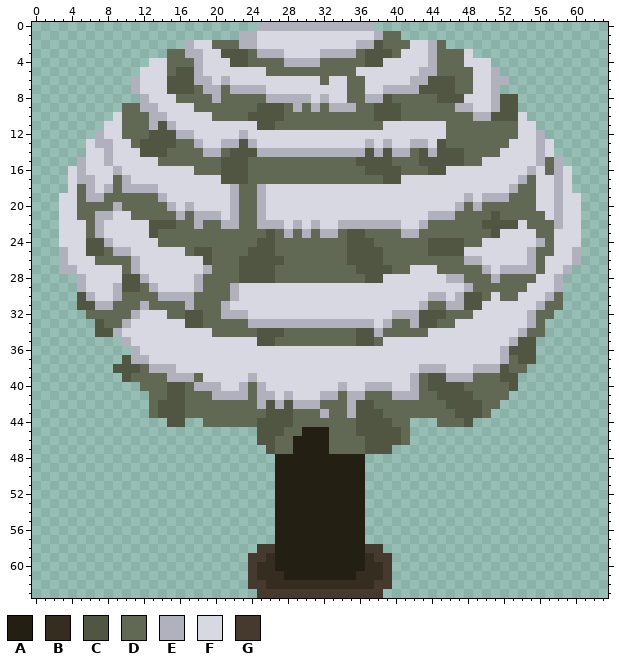
File history of a pixel-art file, Assets/Sprites/Tree.ase. Above, as it was before the edit.
64x64 pixels, 1 frame.
Visible layers, top first: "Layer 3", "Layer 2", "Layer 1".
Palette (. is transparent): A #231f13  B #342d20  C #505641  D #616854  E #b0b1bd  F #d7d8e1  G #453a2d
Pixels before (only the part around the change), first column x 5:
37 .....CEEFFFFFFFFFFFFFFFFFFFFFFFFFFFFFFFFFFFFFFFEDC
38 ....CCCDEEEFFFFFFFFFFFFFFFFFFFFFFFFFFFEEEFFFEEECDD
39 .....CDDDDEEEDFFFFFEFFFFFFFFFFFFFFFFFEDCCEEEDDDCC.
40 .......DDDCCDEEEFFEDEFFFFFFFFEFFEEEFFEDCCCCDDDDDC.
41 ........DDCCDDDEEEEDEEFEFFFEEDEEDDDEEEDDCCCCDDDD..
42 ........DCCCDDDDDDDDECECEEEDDDECCDDDDDDDDCCCCDD...
43 ........DCCCDDDDDDDDDCCCDDDEDDECCCDDDDDDDDCCCD....
44 ..........CC..DDDDDDCCCCDDDDDDDCCCCDD...DDDC......
45 ....................CCCDDAAADDDCCCCCD.............
46 ....................CCDDAAAADDDDCCCCD.............
47 .....................CDDAAAADDDDCCC...............
48 ......................AAAAAAAAAA..................
49 ......................AAAAAAAAAA..................
50 ......................AAAAAAAAAA..................
51 ......................AAAAAAAAAA..................
52 ......................AAAAAAAAAA..................
53 ......................AAAAAAAAAA..................
54 ......................AAAAAAAAAA..................
55 ......................AAAAAAAAAA..................
56 ......................AAAAAAAAAA..................
57 ......................AAAAAAAAAA..................
58 ....................GGAAAAAAAAAAGG................
59 ...................GGBAAAAAAAAAABGG...............
60 ...................GBBAAAAAAAAAABBG...............
61 ...................GBBBAAAAAAAABBBG...............
62 ...................GGBBBBBBBBBBBBGG...............
63 ....................GGGGGGGGGGGGGG................
After the commit:
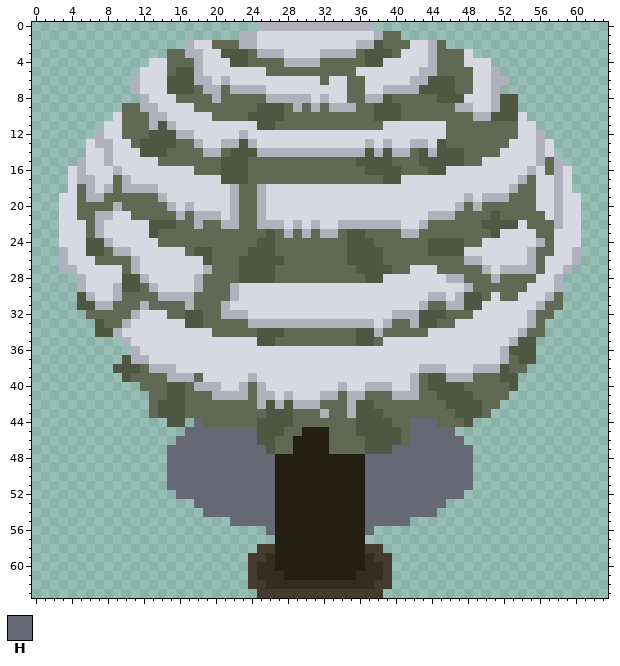
Colours new in this view: H #666875
The exact change:
layer "Layer 5" added
Changed rows in their new state; - is an unchanged pixel.
Layer "Layer 5":
first column x 15:
44 ---H-----------------------HHH----
45 --HHHHHHHH-----------------HHHHH--
46 -HHHHHHHHH-----------------HHHHHH-
47 HHHHHHHHHHH--------------HHHHHHHHH
48 HHHHHHHHHHHH----------HHHHHHHHHHHH
49 HHHHHHHHHHHH----------HHHHHHHHHHHH
50 HHHHHHHHHHHH----------HHHHHHHHHHHH
51 HHHHHHHHHHHH----------HHHHHHHHHHHH
52 -HHHHHHHHHHH----------HHHHHHHHHHH-
53 ---HHHHHHHHH----------HHHHHHHHH---
54 ----HHHHHHHH----------HHHHHHHH----
55 -------HHHHH----------HHHHH-------
56 -----------H----------H-----------
Where, in picture pixels (left, top, right, bottom), the same in both pictures:
added: (167, 418, 275, 535)
added: (365, 418, 473, 535)
